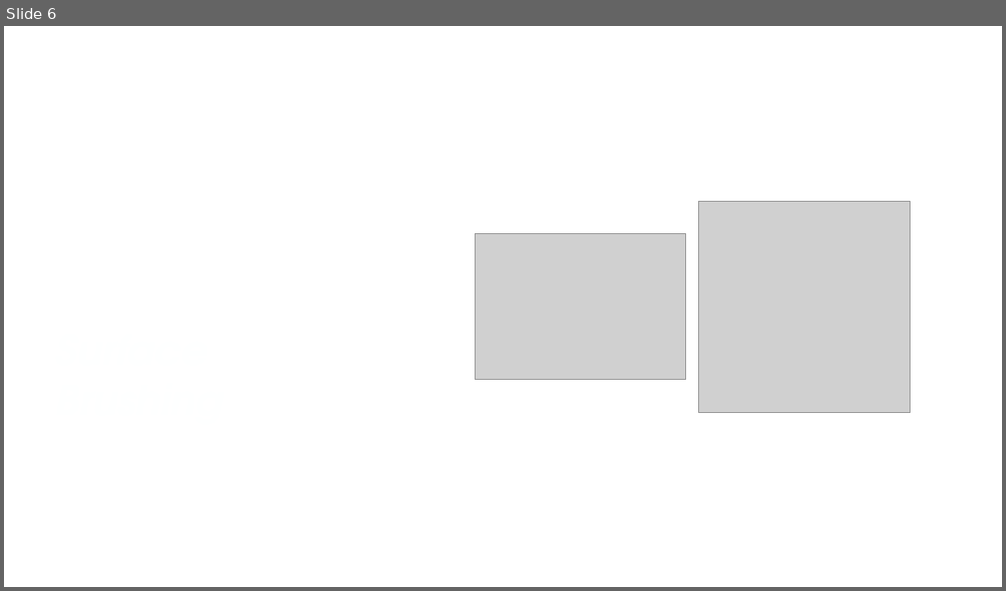
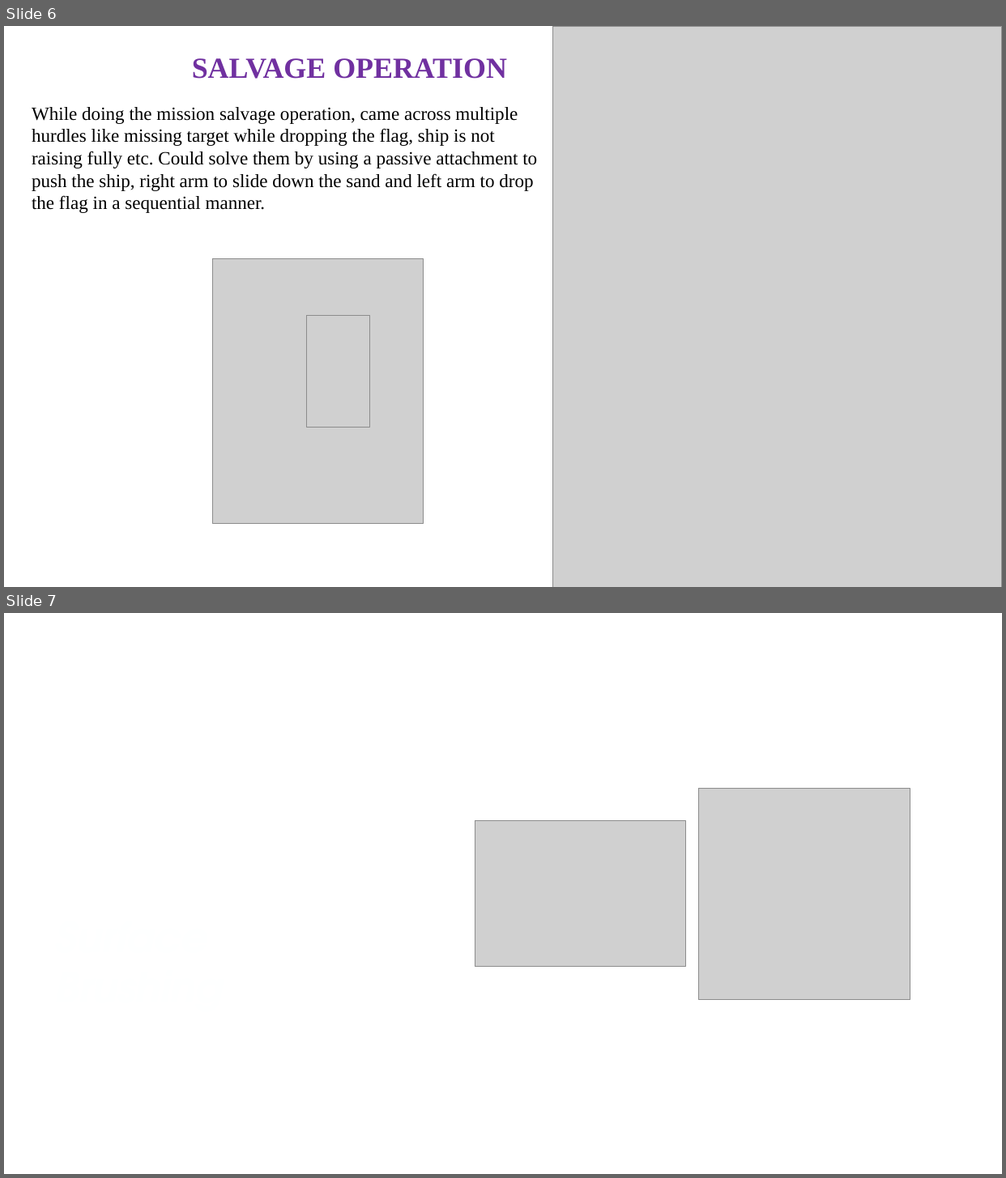
Before and after one commit to rkolavennu/EarthBuilders, a slide deck: Robot Design.pptx. Shown one above the other, each under a label of ours: slide 6 before the commit, slides 6 and 7 after it. The pictures are 1006x591 and 1006x1178 pixels, drawn with LibreOffice and Linux fonts; fonts in the diff are those of the drawing; grey boxes stand for pictures. Boxes give left, top, right and bottom in pixels: in the first picture for what was removed or moved away, otherwise in the second. Text is boxed around its words. In the diff, an @@ line names an element or a change of style, - is before the commit and + after.

```diff
--- a/Robot Design.pptx
+++ b/Robot Design.pptx
@@ slide 6 added at (x1=4, y1=26, x2=1002, y2=587), background #FFFFFF @@
@@ picture added at (x1=552, y1=27, x2=1002, y2=587) @@
@@ text added at (x1=192, y1=58, x2=507, y2=79), 28 pt, text #7030A0, bold @@
+SALVAGE OPERATION
@@ text added at (x1=32, y1=107, x2=537, y2=213), 18 pt, text #000000 @@
+While doing the mission salvage operation, came across multiple hurdles like missing target while dropping the flag, ship is not raising fully etc. Could solve them by using a passive attachment to push the ship, right arm to slide down the sand and left arm to drop the flag in a sequential manner.
@@ picture added at (x1=213, y1=258, x2=424, y2=523) @@
@@ picture added at (x1=307, y1=315, x2=370, y2=427) @@
@@ what was slide 6 is now slide 7 @@
```
Also in this commit, not shown: 4 slides changed.
